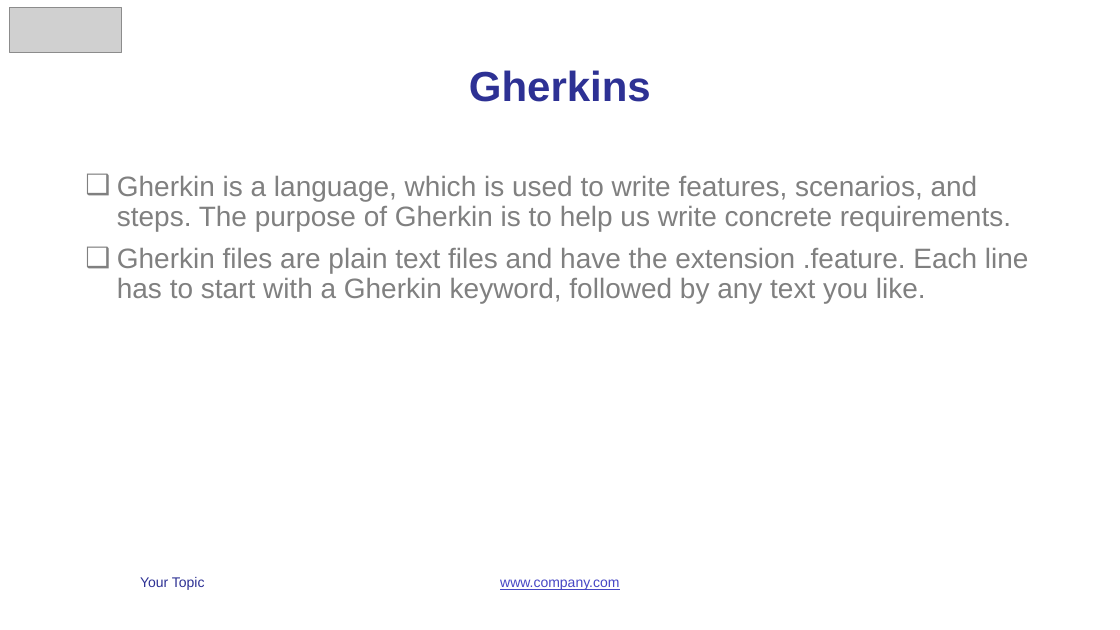
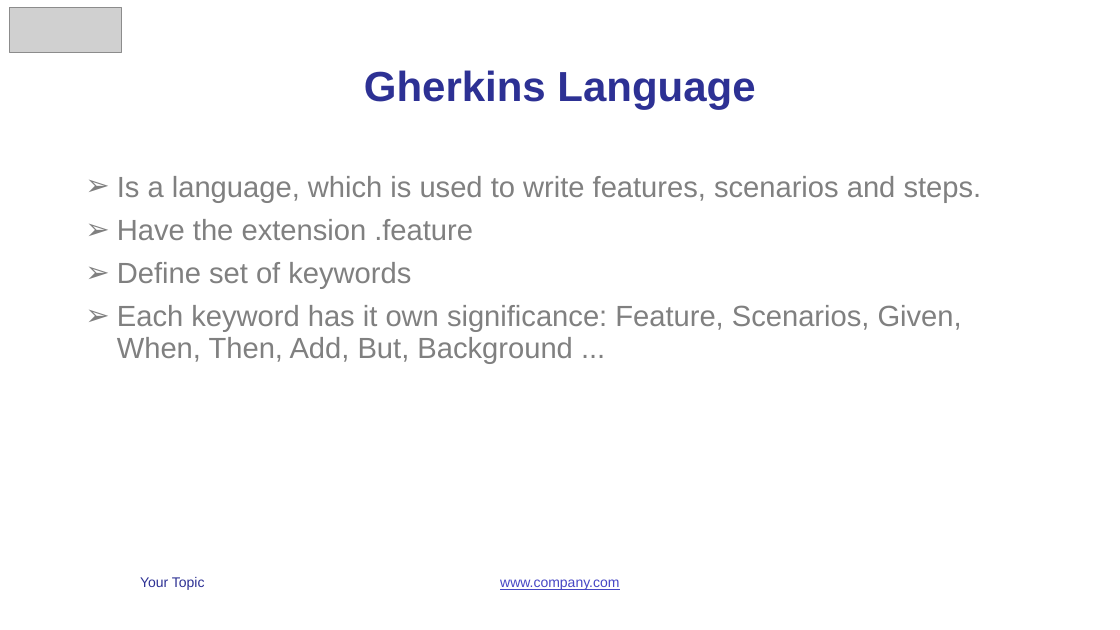
Before and after one commit to vunguyen2588/Cucumber, a slide deck: slide 8 of b4uconference_cucumber_slide.pptx (slide 7 before the commit). Drawn at 1120x630 pixels with LibreOffice and Linux fonts; fonts in the diff are those of the drawing; grey boxes stand for pictures. Boxes give left, top, right and bottom in pixels: in the first picture for what was removed or moved away, otherwise in the second. Text is boxed around its words. In the diff, an @@ line names an element or a change of style, - is before the commit and + after.

```diff
--- a/b4uconference_cucumber_slide.pptx
+++ b/b4uconference_cucumber_slide.pptx
@@ title at bbox=[364, 70, 755, 109]: text changed @@
-Gherkins
+Gherkins Language
@@ text at bbox=[117, 176, 982, 364]: text changed; size 24 to 25 pt @@
-❑ Gherkin is a language, which is used to write features, scenarios, and steps. The purpose of Gherkin is to help us write concrete requirements.
-❑ Gherkin files are plain text files and have the extension .feature. Each line has to start with a Gherkin keyword, followed by any text you like.
+➢ Is a language, which is used to write features, scenarios and steps.
+➢ Have the extension .feature
+➢ Define set of keywords
+➢ Each keyword has it own significance: Feature, Scenarios, Given, When, Then, Add, But, Background ...
```
Also in this commit, not shown: 8 other slides changed, 4 slides added, 4 slides removed.
